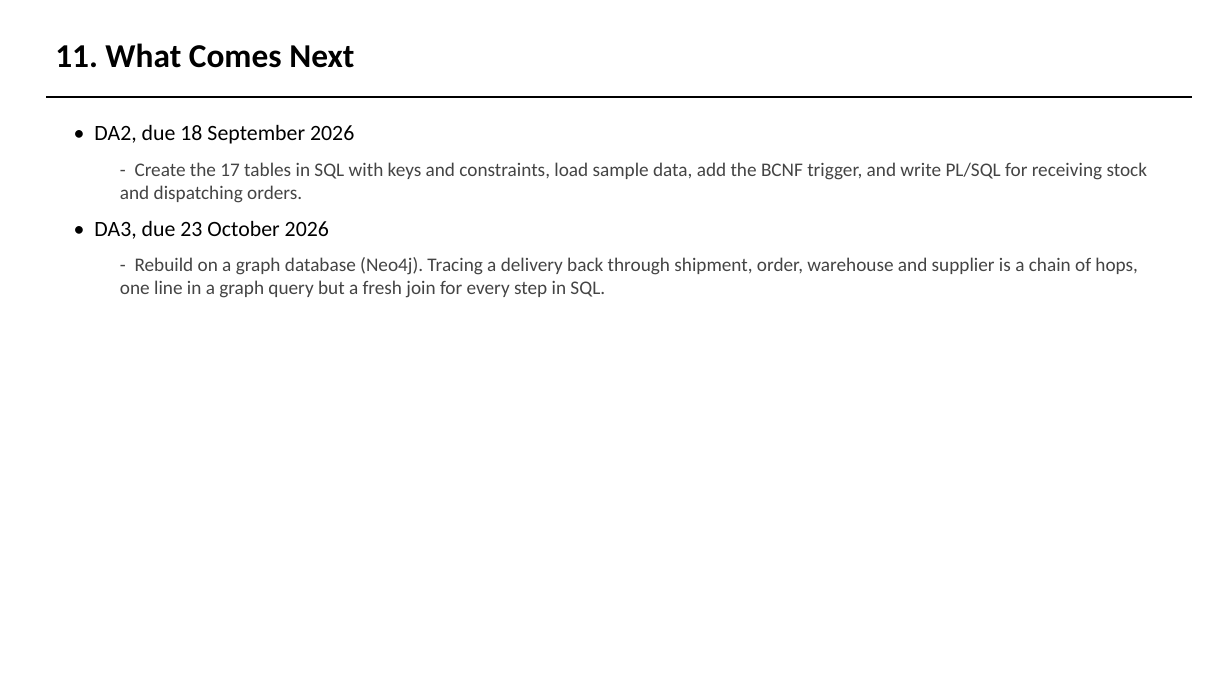
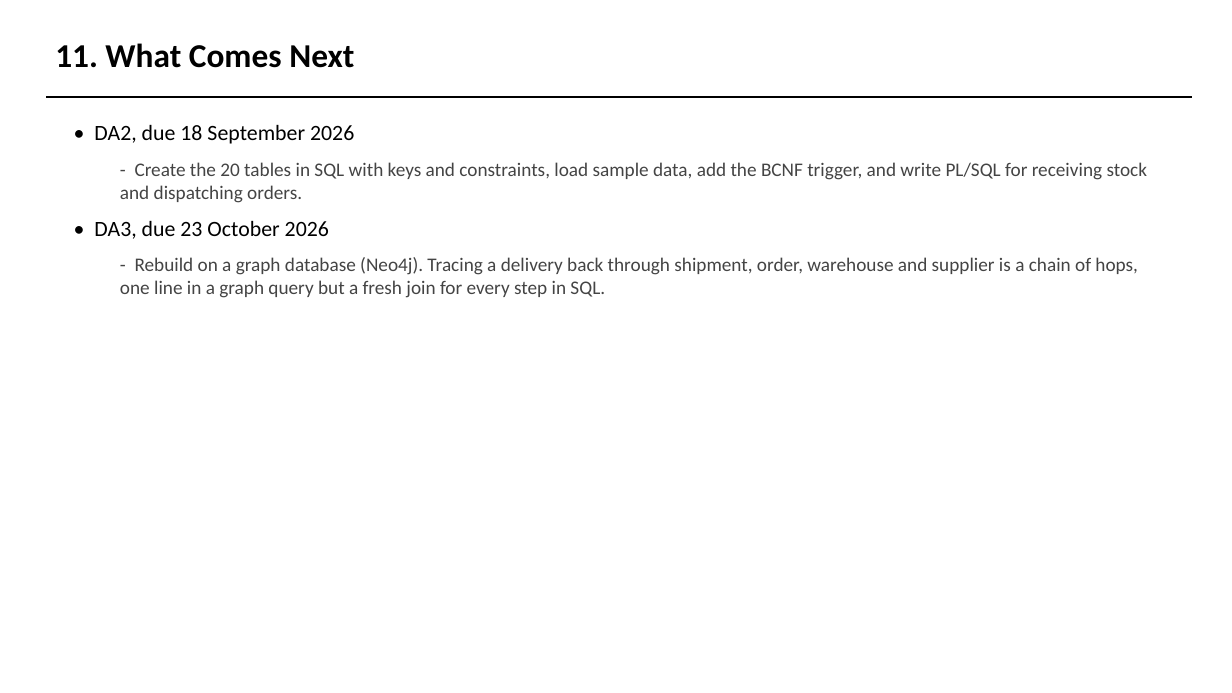
Before and after one commit to AviDhandhania/warehouse-supply-chain-dbms, a slide deck: slide 35 of presentation/DA1_Presentation.pptx (slide 32 before the commit). Drawn at 1232x693 pixels with LibreOffice and Linux fonts; fonts in the diff are those of the drawing. Boxes give left, top, right and bottom in pixels: in the first picture for what was removed or moved away, otherwise in the second. Text is boxed around its words. In the diff, an @@ line names an element or a change of style, - is before the commit and + after.

Commit message:
DA1: add generalization, aggregation and a 1:1 relationship
MANAGES joins EMPLOYEE and WAREHOUSE one to one, which is what WAREHOUSE
already needed to justify ManagerID. The column now carries a UNIQUE
constraint, so WAREHOUSE has a second candidate key and is still in BCNF.

Generalization lifts SHIPMENT and GOODS_RETURN into GOODS_MOVEMENT. Both
subclasses are in the ER model as separate entities with their own links to
ORDERS and WAREHOUSE, and the EER model lifts the shared columns and both
links into the superclass, collapsing ShipmentID and ReturnID into
MovementID. Built upwards from what existed, which is the only thing that
distinguishes it from the specialization already in the model.

Aggregation boxes SUPPLIER, SUPPLIES and PRODUCT and hangs INSPECTION off the
box. The ER model gives INSPECTION two separate links, one per participant,
so the figure shows why the aggregation is needed. It maps to a two-column
foreign key into SUPPLIES, so an inspection cannot name a pair that is not
supplied. Drawn as its own figure, since the box would have covered half of
the EER model.

Final schema goes from 17 tables to 20 with INSPECTION, GOODS_MOVEMENT and
GOODS_RETURN. Eight come out of the normalization and twelve straight from
the mapping.

The normalization chain is untouched: sample_data, the five norm figures and
decomp_tree are byte for byte what they were, because the lineage runs
through the other eight tables. Every count in the report, the deck and the
README follows the new totals.

```diff
--- a/presentation/DA1_Presentation.pptx
+++ b/presentation/DA1_Presentation.pptx
@@ text at [120,162,1148,203]: text changed @@
-  - Create the 17 tables in SQL with keys and constraints, load sample data, add the BCNF trigger, and write PL/SQL for receiving stock and dispatching orders.
+  - Create the 20 tables in SQL with keys and constraints, load sample data, add the BCNF trigger, and write PL/SQL for receiving stock and dispatching orders.
```
Also in this commit, not shown: 12 other slides changed, 3 slides added, 8 other files.
